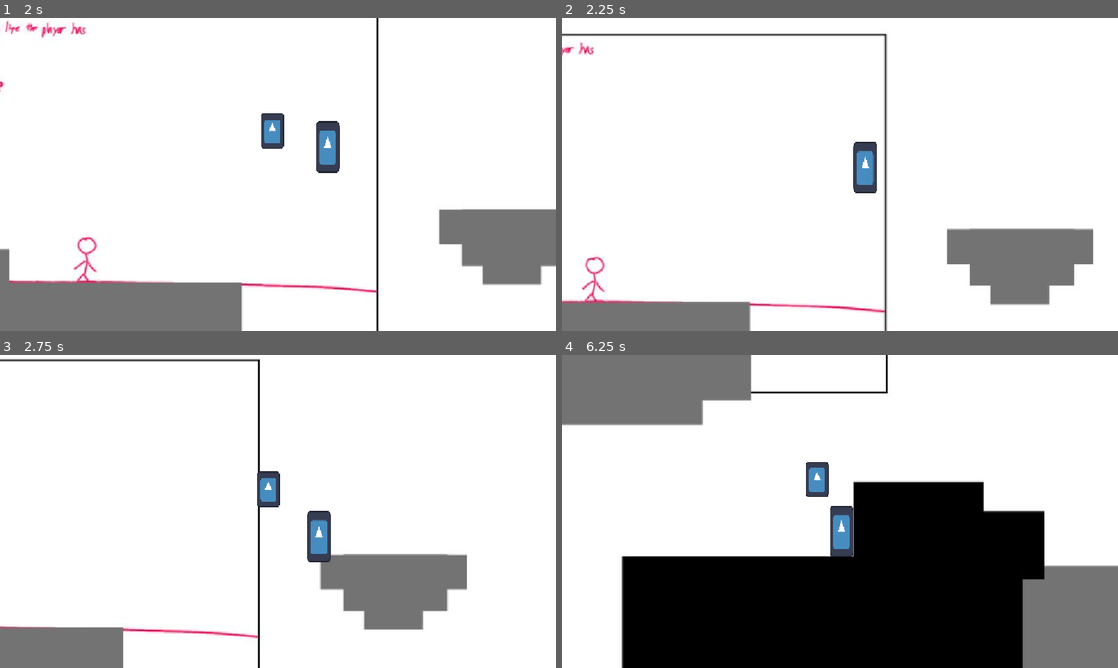
Above: before the commit, frames 1-4 (two rows, left to right).
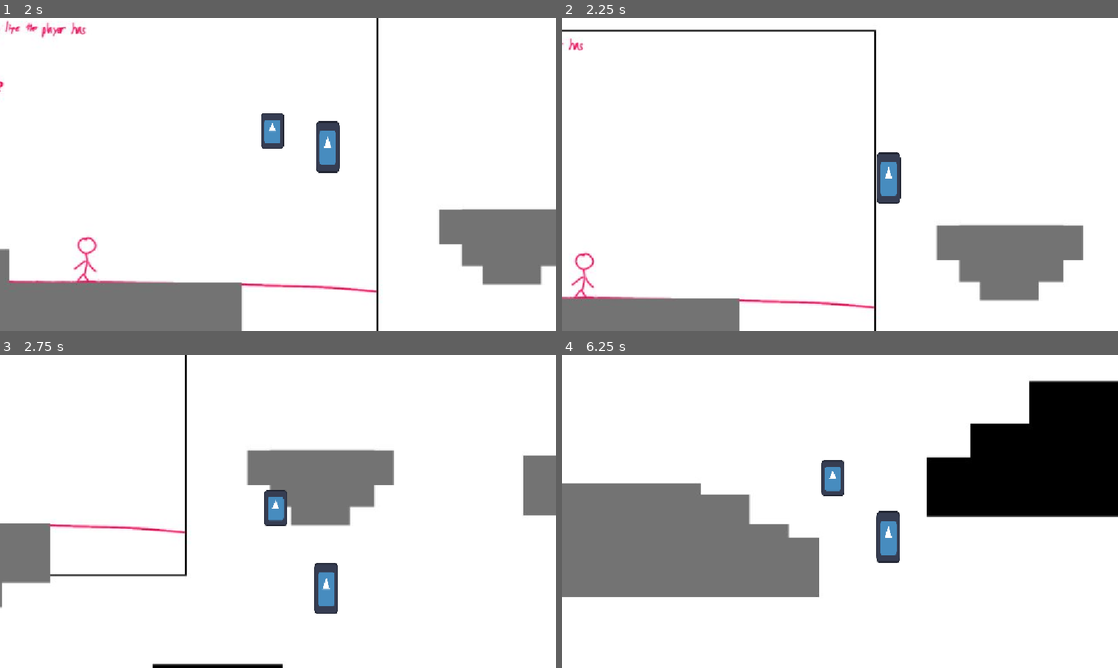
Above: after the commit, the same moments.

Repository: Medcro/GameBijiWIDAI2026
Game: Godot game, scene res://scenes/main_menu.tscn
Same seed, same stepped clock (60 frames per second), same inputs: the game is played once before the commit and once after it. The engine's default icon, where the game draws it, is replaced by a stand-in: a white triangle on a blue panel in a dark square.
Inputs (mouse positions are in pixels of both pictures, inside the frame that each line leads up to):
- Up to frame 1 (2 s): click "START" at 0.5 s; tap Enter at 1.25 s; move the mouse to (400, 158) at 1.27 s; hold Right (ui_right) from 1.28 s (still down); tap Z (Dash) at 1.35 s; click (400, 158) at 1.42 s; tap C (Jump) at 1.52 s
- Up to frame 2 (2.25 s): keep holding Right (ui_right); move the mouse to (728, 190) at 2.02 s; tap X (Melee) at 2.1 s
- Up to frame 3 (2.75 s): keep holding Right (ui_right); tap C (Jump) at 2.27 s
- Up to frame 4 (6.25 s): move the mouse to (895, 442) at 2.77 s; release Right (ui_right) at 2.78 s; hold Left (ui_left) 2.78-3.53 s; tap Z (Dash) at 2.85, 4.35, 5.85 s; move the mouse to (812, 574) at 3.52 s; hold Right (ui_right) 3.53-5.03 s; tap X (Melee) at 3.6, 5.1 s; click (812, 574) at 3.67 s; tap C (Jump) at 3.77, 4.52, 5.27 s; move the mouse to (1006, 558) at 4.27 s; move the mouse to (673, 464) at 5.02 s; hold Left (ui_left) 5.03-5.78 s; move the mouse to (867, 511) at 5.77 s; hold Right (ui_right) from 5.78 s (still down); click (867, 511) at 5.92 s

Frame 1 is identical in both runs. In frame 2, 6.5% of the frame differs, in the area x 0-96%, y 3-100%; in frame 3, 19%; in frame 4, 66%, in the area x 0-100%, y 0-100%.

Commit message:
removed the attack stops, added parry area

Diff:
--- a/scenes/player.tscn
+++ b/scenes/player.tscn
@@ -10,6 +10,9 @@
 
 [sub_resource type="RectangleShape2D" id="RectangleShape2D_qhqgy"]
 size = Vector2(85, 123.99997)
+
+[sub_resource type="CircleShape2D" id="CircleShape2D_qhqgy"]
+radius = 90.44335
 
 [node name="Player" type="CharacterBody2D"]
 script = ExtResource("1_g2els")
@@ -35,3 +38,9 @@
 position = Vector2(-65, 0)
 shape = SubResource("RectangleShape2D_qhqgy")
 debug_color = Color(0.9841493, 0.1169771, 0.1114401, 0.41960785)
+
+[node name="ParryBox" type="Area2D" parent="."]
+
+[node name="CollisionShape2D" type="CollisionShape2D" parent="ParryBox"]
+z_index = 1
+shape = SubResource("CircleShape2D_qhqgy")
--- a/scripts/player.gd
+++ b/scripts/player.gd
@@ -81,10 +81,6 @@
 		perform_attack()
 
 	if not is_on_floor():
-		if is_attacking:
-			# mid-air attack
-			velocity.y = 0
-		else:
 			velocity.y += gravity * delta
 	else:
 		# can double jump
@@ -104,9 +100,6 @@
 	if is_dashing:
 		velocity.x = facing_direction * dash_speed
 		velocity.y = 0
-	elif is_attacking:
-		# biar ga gerak pas nyerang
-		velocity.x = 0
 	else:
 		if direction:
 			velocity.x = direction * speed
Not shown: 1 places in scenes/player.tscn that only renumber resources
